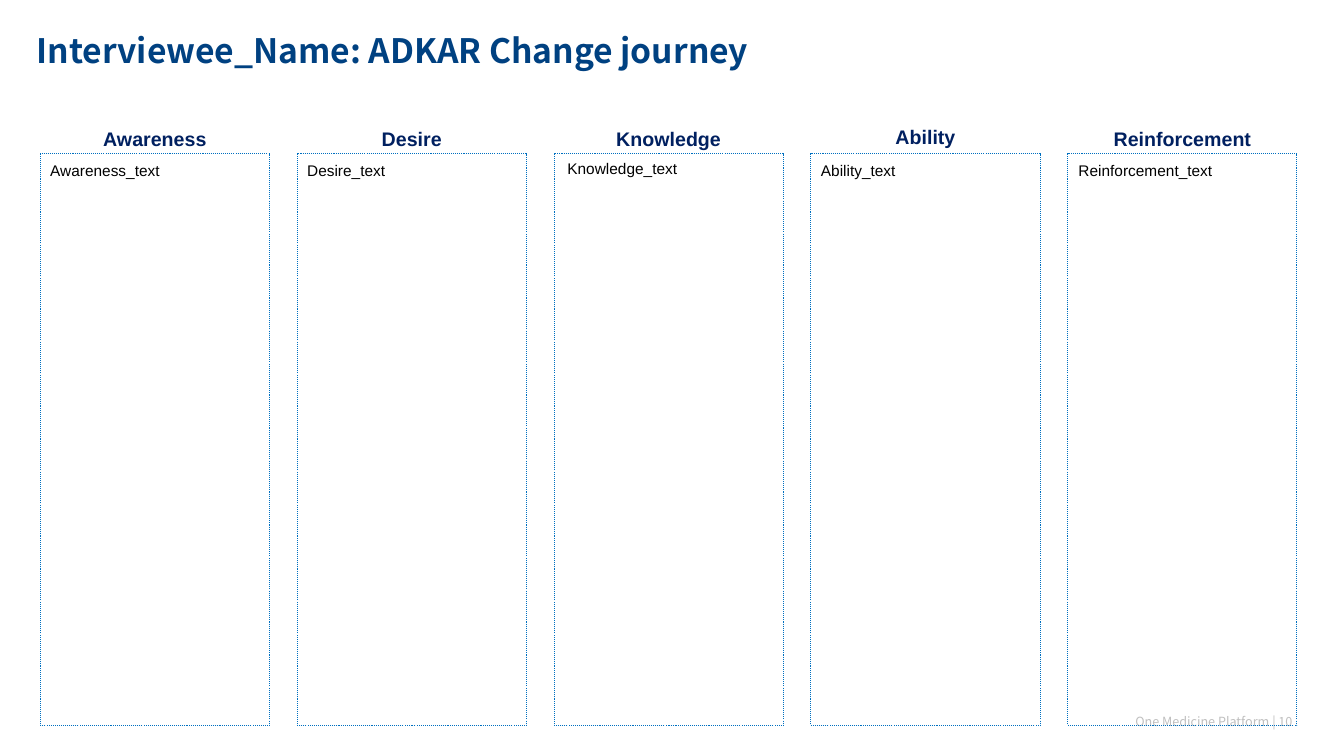
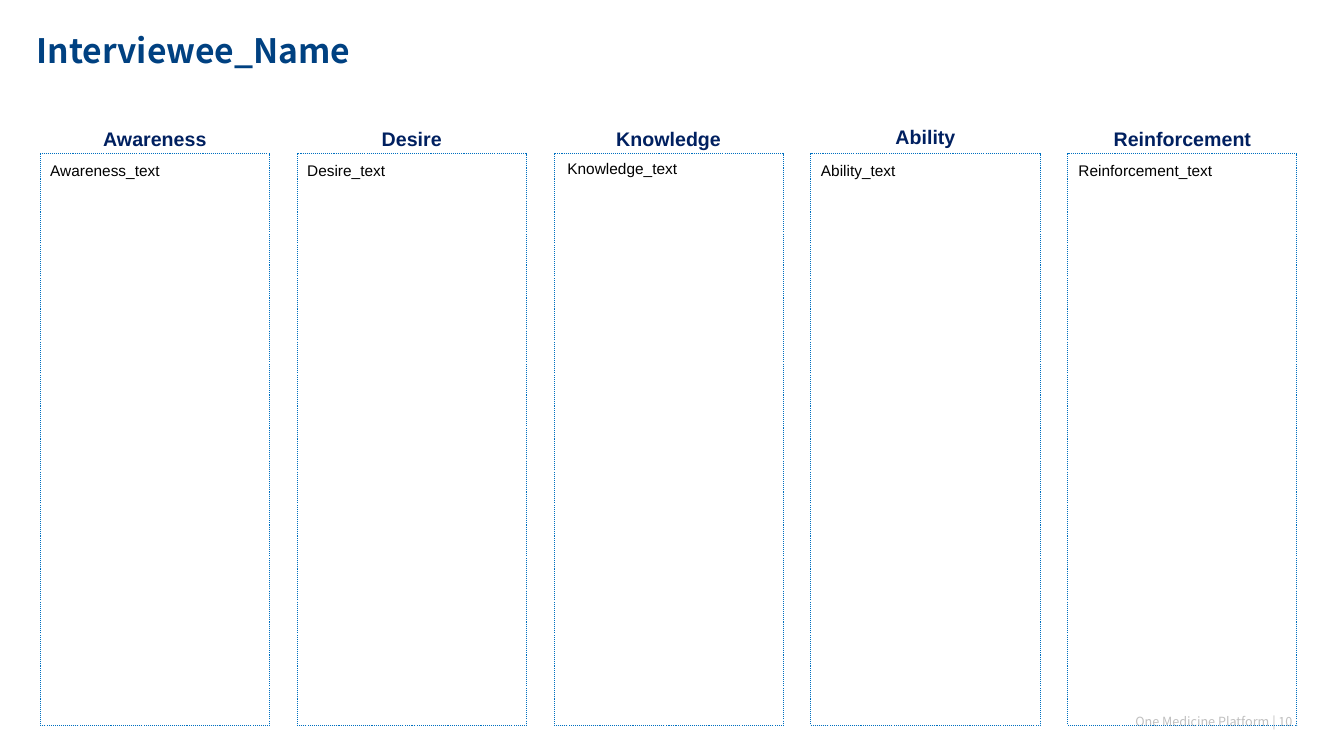
Before and after one commit to xpistos90210/templates, a slide deck: slide 10 of OMP_ADKAR_template.pptx. Drawn at 1344x756 pixels with LibreOffice and Linux fonts; fonts in the diff are those of the drawing; background and template pictures are left out. Boxes give left, top, right and bottom in pixels: in the first picture for what was removed or moved away, otherwise in the second. Text is boxed around its words. In the diff, an @@ line names an element or a change of style, - is before the commit and + after.

```diff
--- a/OMP_ADKAR_template.pptx
+++ b/OMP_ADKAR_template.pptx
@@ text at [37,35,351,69]: text changed @@
-Interviewee_Name: ADKAR Change journey
+Interviewee_Name
```
Also in this commit, not shown: 9 other slides changed.
